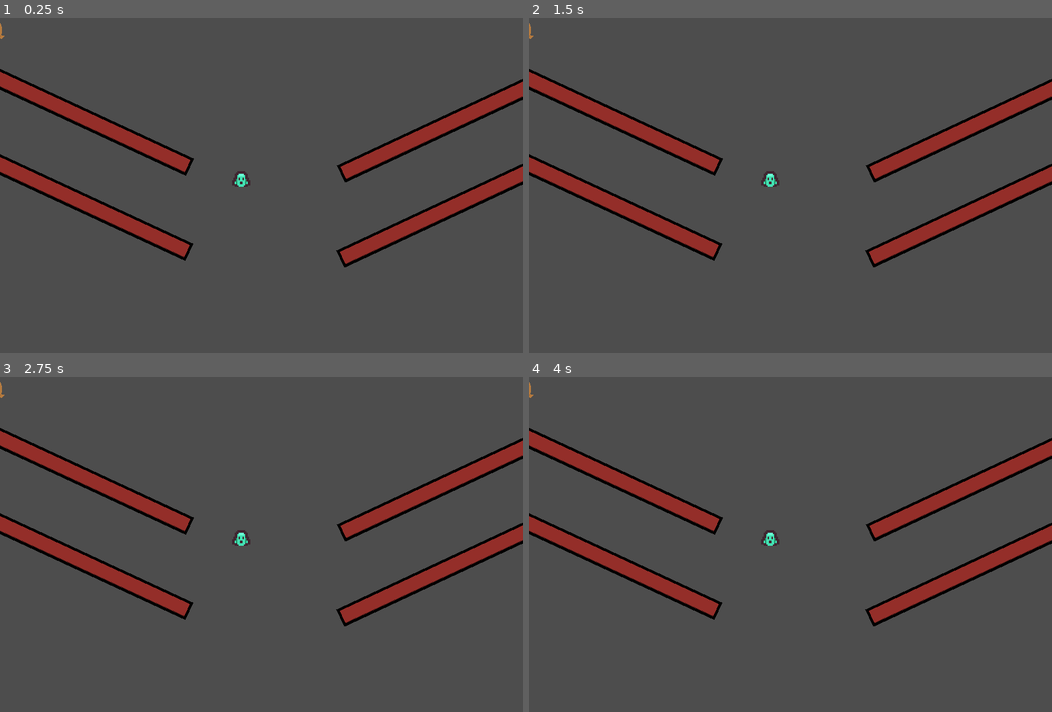
Above: before the commit, frames 1-4 (two rows, left to right).
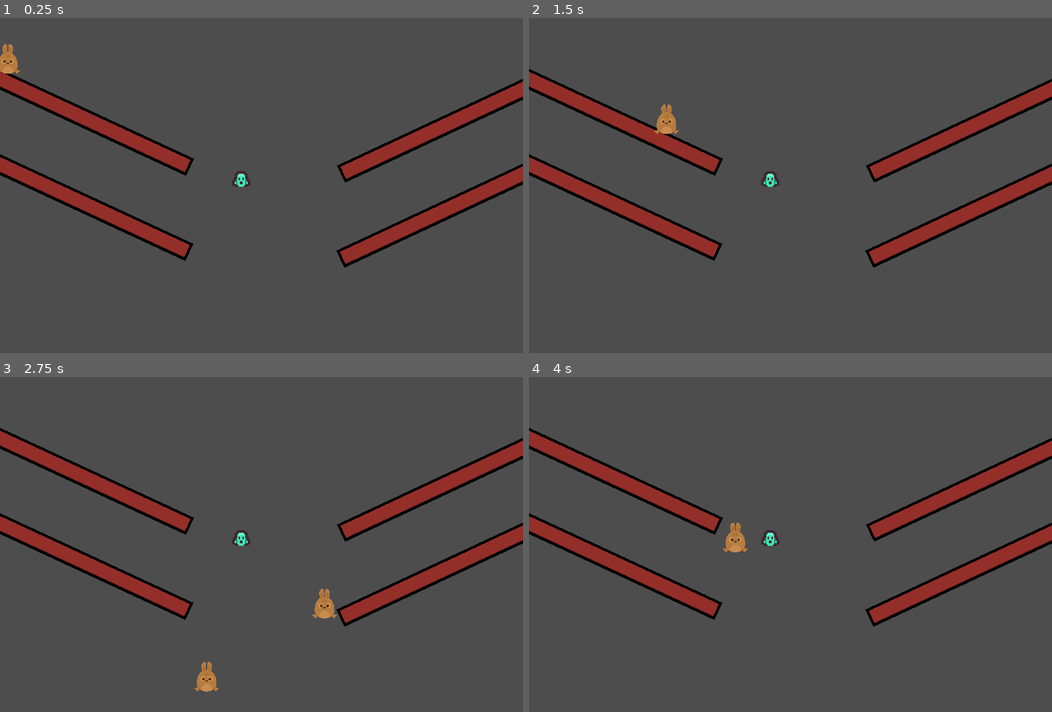
Above: after the commit, the same moments.

Repository: yezt230/egg_game
Game: Godot game, scene res://scenes/main.tscn
The game is run twice, just before and just after one commit, with the same random seed, the same clock (stepped at 60 frames per second) and the same inputs.
Inputs:
- Up to frame 1 (0.25 s): no input
- Up to frame 2 (1.5 s): no input
- Up to frame 3 (2.75 s): no input
- Up to frame 4 (4 s): no input

The runs differ from the first frame. In frame 1, 0.2% of the frame differs, in the area x 0-4%, y 1-17%; in frame 2, 0.3%; in frame 3, 0.5%, in the area x 0-65%, y 1-94%; in frame 4, 0.3%.

Commit message:
Enemy motion along slide, spawn timer

Diff:
--- a/project.godot
+++ b/project.godot
@@ -13,12 +13,15 @@
 config/name="egg_catch"
 run/main_scene="res://scenes/main.tscn"
 config/features=PackedStringArray("4.3", "Forward Plus")
+run/flush_stdout_on_print.debug=false
+run/max_fps=60
 config/icon="res://icon.svg"
 
 [display]
 
 window/size/viewport_width=800
 window/size/viewport_height=600
+window/vsync/vsync_mode=0
 
 [input]
 
--- /dev/null
+++ b/scenes/enemy_1.gd
@@ -0,0 +1,14 @@
+extends CharacterBody2D
+
+const GRAVITY = 25000
+const MOVE_SPEED = 10000
+const FLOOR_NORMAL = Vector2.UP
+
+func _physics_process(delta):
+	velocity.y = GRAVITY * delta
+	#if is_on_floor():
+		##velocity.x += MOVE_SPEED * delta
+		#velocity.x = MOVE_SPEED * delta
+	#else:
+		#velocity.y += GRAVITY * delta
+	move_and_slide()
--- a/scenes/enemy_1.tscn
+++ b/scenes/enemy_1.tscn
@@ -1,11 +1,15 @@
-[gd_scene load_steps=3 format=3 uid="uid://bs6pkaaaew764"]
+[gd_scene load_steps=4 format=3 uid="uid://bs6pkaaaew764"]
 
+[ext_resource type="Script" path="res://scenes/enemy_1.gd" id="1_2bm8w"]
 [ext_resource type="Texture2D" uid="uid://5o5g8enggldm" path="res://assets/bunny1_jump.png" id="1_rsnnq"]
 
 [sub_resource type="CircleShape2D" id="CircleShape2D_3luyp"]
 radius = 19.0
 
 [node name="Enemy1" type="CharacterBody2D"]
+collision_layer = 0
+floor_max_angle = 0.261799
+script = ExtResource("1_2bm8w")
 
 [node name="Sprite2D" type="Sprite2D" parent="."]
 scale = Vector2(0.25, 0.25)
--- a/scenes/individual_platform.tscn
+++ b/scenes/individual_platform.tscn
@@ -6,6 +6,7 @@
 size = Vector2(396, 24)
 
 [node name="IndividualPlatform" type="CharacterBody2D"]
+collision_mask = 0
 
 [node name="Sprite2D" type="Sprite2D" parent="."]
 texture = ExtResource("1_jqj1j")
--- /dev/null
+++ b/scenes/main.gd
@@ -0,0 +1,12 @@
+extends Node2D
+
+@export var EnemyScene: PackedScene
+
+
+func _on_enemy_spawn_timer_timeout():
+	#pass # Replace with function body.
+	var enemy_instance = EnemyScene.instantiate()
+
+	enemy_instance.global_position = Vector2(randi() % 600, 19)
+	add_child(enemy_instance)
+	print(enemy_instance.position)
--- a/scenes/main.tscn
+++ b/scenes/main.tscn
@@ -1,10 +1,13 @@
-[gd_scene load_steps=4 format=3 uid="uid://c2jmckdmcktuo"]
+[gd_scene load_steps=5 format=3 uid="uid://c2jmckdmcktuo"]
 
 [ext_resource type="PackedScene" uid="uid://cvrce6qnwe3es" path="res://scenes/player.tscn" id="1_2ilp2"]
+[ext_resource type="Script" path="res://scenes/main.gd" id="1_uaobc"]
 [ext_resource type="PackedScene" uid="uid://bo01pi8fcvjhy" path="res://scenes/individual_platform.tscn" id="2_phroa"]
 [ext_resource type="PackedScene" uid="uid://bs6pkaaaew764" path="res://scenes/enemy_1.tscn" id="3_dcbkp"]
 
 [node name="Main" type="Node2D"]
+script = ExtResource("1_uaobc")
+EnemyScene = ExtResource("3_dcbkp")
 
 [node name="Player" parent="." instance=ExtResource("1_2ilp2")]
 position = Vector2(369, 334)
@@ -27,3 +30,9 @@
 
 [node name="Enemy1" parent="." instance=ExtResource("3_dcbkp")]
 position = Vector2(-12, 98)
+
+[node name="EnemySpawnTimer" type="Timer" parent="."]
+wait_time = 1.5
+autostart = true
+
+[connection signal="timeout" from="EnemySpawnTimer" to="." method="_on_enemy_spawn_timer_timeout"]
